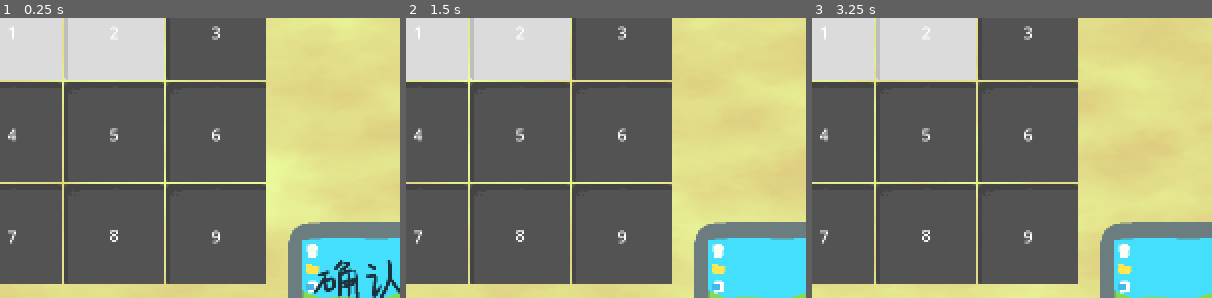
Above: before the commit, frames 1-3 (left to right).
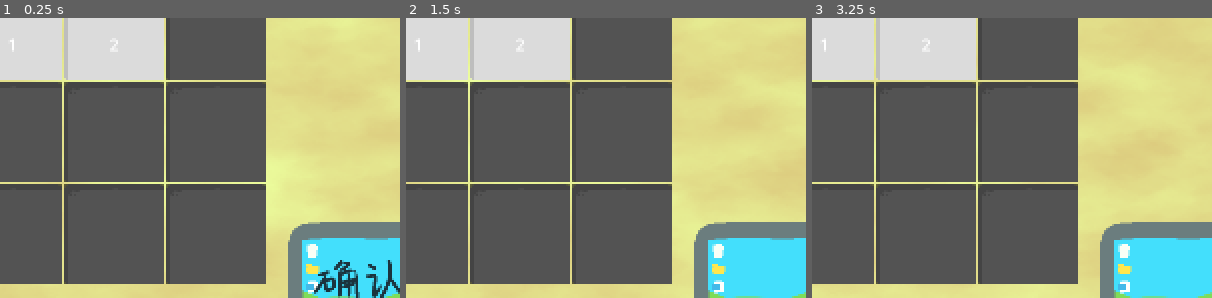
Above: after the commit, the same moments.

Repository: nOstalgia-April/CardGameDemo
Game: Godot game, scene res://tscns/level_select.tscn
Two runs of this game, one before a commit and one after it. Both use one fixed random seed, a clock stepped at 60 frames per second and the inputs below. This scene is started directly instead of the project's main scene. The engine's default icon, where the game draws it, is replaced by a stand-in: a white triangle on a blue panel in a dark square.
Inputs (mouse positions are % of the whole screen's width and height, from its top left):
- Up to frame 1 (0.25 s): no input
- Up to frame 2 (1.5 s): click (89, 62) at 0.5 s; click (16, 89) at 1.25 s
- Up to frame 3 (3.25 s): tap Enter at 2 s; move the mouse to (72, 45) at 2.02 s; click (72, 45) at 2.17 s; tap Space at 2.75 s; drag from (30, 55) to (45, 70) at 2.77 s
The pictures show only the part of the screen within x 44-94%, y 15-65%; the shares and areas given below are measured in that part.

The runs differ from the first frame. In frame 1, 0.6% of the frame differs, in the area x 2-55%, y 2-81%; in frame 2, 0.6%; in frame 3, 0.6%.

Commit message:
添加数字（2）

Diff:
--- a/scripts/level_select.gd
+++ b/scripts/level_select.gd
@@ -41,6 +41,13 @@
 		# 添加类型检查，确保是 Cell 类型
 		if cell is Cell:
 			cell.set_meta("level_index", level_index)
+
+			# 设置 LevelNumber 标签文本
+			var level_number_label: Label = cell.get_node_or_null("LevelNumber") as Label
+			if level_number_label != null:
+				level_number_label.text = str(level_index)
+				# 根据解锁状态设置可见性
+				level_number_label.visible = (level_index <= max_unlocked_level)
 
 			# 根据解锁状态设置 Cell 状态
 			if level_index <= max_unlocked_level:
